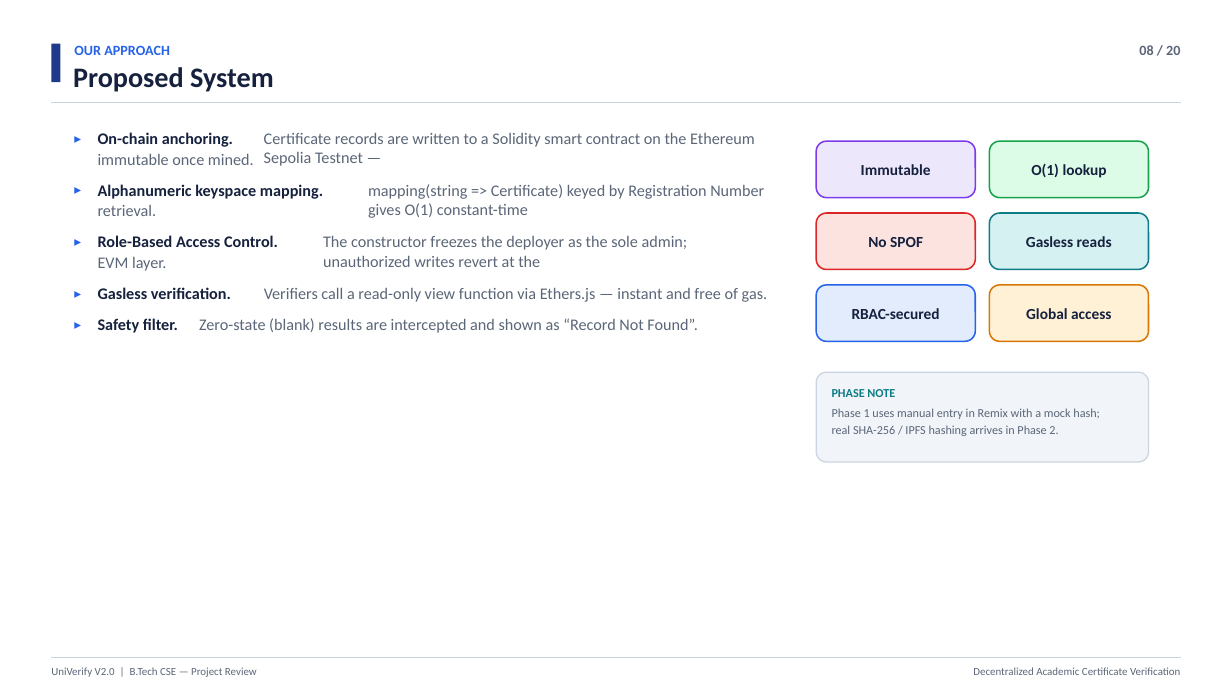
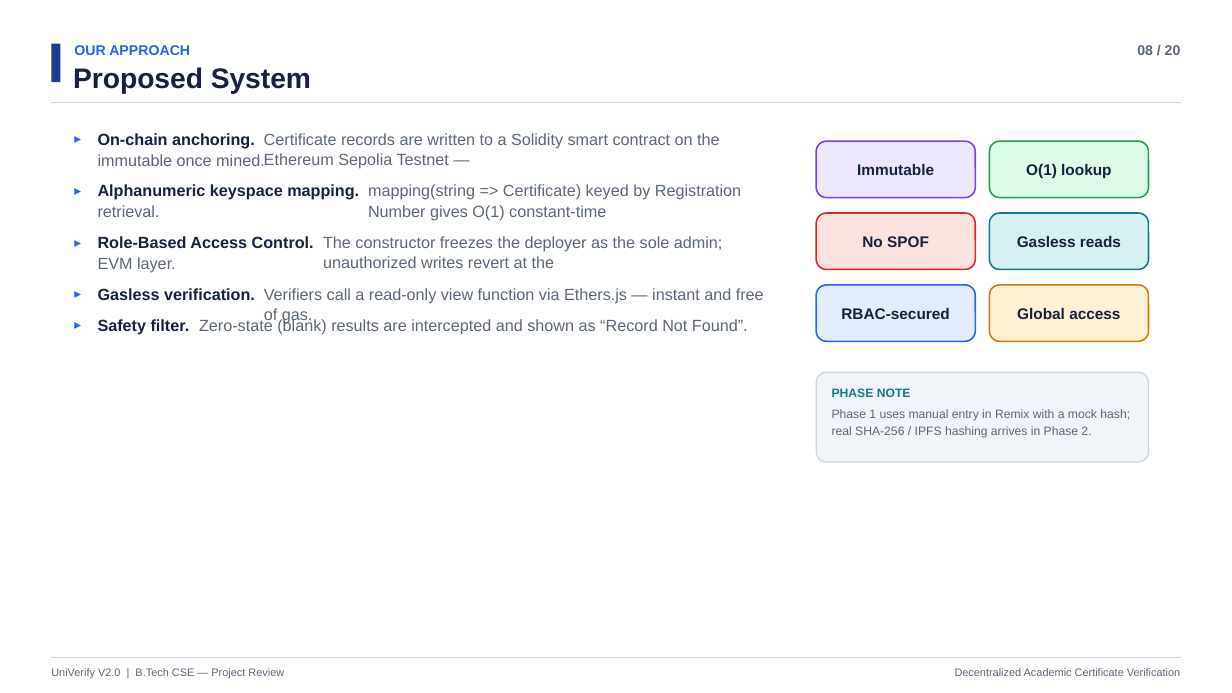
Before and after one commit to shaikmofficial-ai/univeridy-ppt, a slide deck: slide 8 of UniVerify_V2.0_ProjectReview.pptx. Drawn at 1232x693 pixels with LibreOffice and Linux fonts; fonts in the diff are those of the drawing. Boxes give left, top, right and bottom in pixels: in the first picture for what was removed or moved away, otherwise in the second. Text is boxed around its words. In the diff, an @@ line names an element or a change of style, - is before the commit and + after.

Commit message:
Fix PPTX text alignment: match PDF line spacing (1.25x), use Arial, lock autofit
PowerPoint was rendering with line_spacing=1.0 and Calibri while wrapping was measured in Helvetica, causing multi-line labels to mis-space and drift off-center. Now PPTX uses absolute 1.25x leading and Arial (metric-compatible with Helvetica), with autofit disabled, so the .pptx matches the verified .pdf layout. Code blocks now use Courier New / Courier consistently across both outputs.

```diff
--- a/UniVerify_V2.0_ProjectReview.pptx
+++ b/UniVerify_V2.0_ProjectReview.pptx
@@ text "08 / 20" at [1137, 45, 1181, 55]: font Calibri to Arial; line spacing 1 to 13.8pt @@
@@ text "Proposed System" at [73, 67, 311, 94]: font Calibri to Arial; line spacing 1 to 27.5pt @@
@@ text "OUR APPROACH" at [74, 45, 190, 55]: font Calibri to Arial; line spacing 1 to 13.8pt @@
@@ font Calibri to Arial; line spacing 1 to 15pt in 6 elements at [857, 164, 934, 175], [1026, 164, 1111, 179], [862, 236, 929, 247], [1017, 236, 1121, 247], [841, 308, 949, 319], [1017, 308, 1120, 319] @@
@@ font Calibri to Arial; line spacing 1 to 15.8pt in 13 elements at [98, 133, 255, 149], [264, 133, 720, 169], [98, 154, 265, 166], [98, 184, 359, 200], [368, 184, 741, 221], [98, 205, 160, 217], [98, 236, 314, 248], [323, 236, 723, 268], [98, 257, 176, 273], [98, 288, 255, 300], [264, 288, 764, 324], [98, 319, 190, 335], [199, 318, 748, 335] @@
@@ font Calibri to Arial; line spacing 1 to 11.9pt in 3 elements at [832, 388, 911, 397], [832, 409, 1130, 421], [832, 426, 1091, 438] @@
@@ text "UniVerify V2.0 | B.Tech CSE ..." at [51, 668, 284, 678]: font Calibri to Arial; line spacing 1 to 10.6pt @@
@@ text "Decentralized Academic Certificate Verification" at [955, 668, 1180, 676]: font Calibri to Arial; line spacing 1 to 10.6pt @@
```
Also in this commit, not shown: 19 other slides changed, 2 other files.
